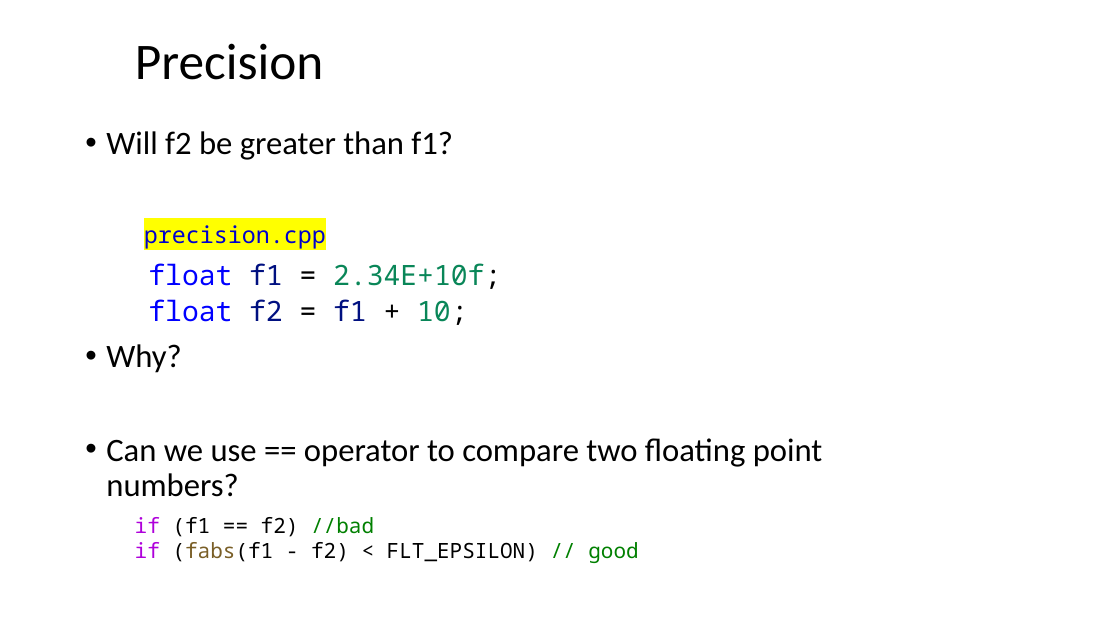
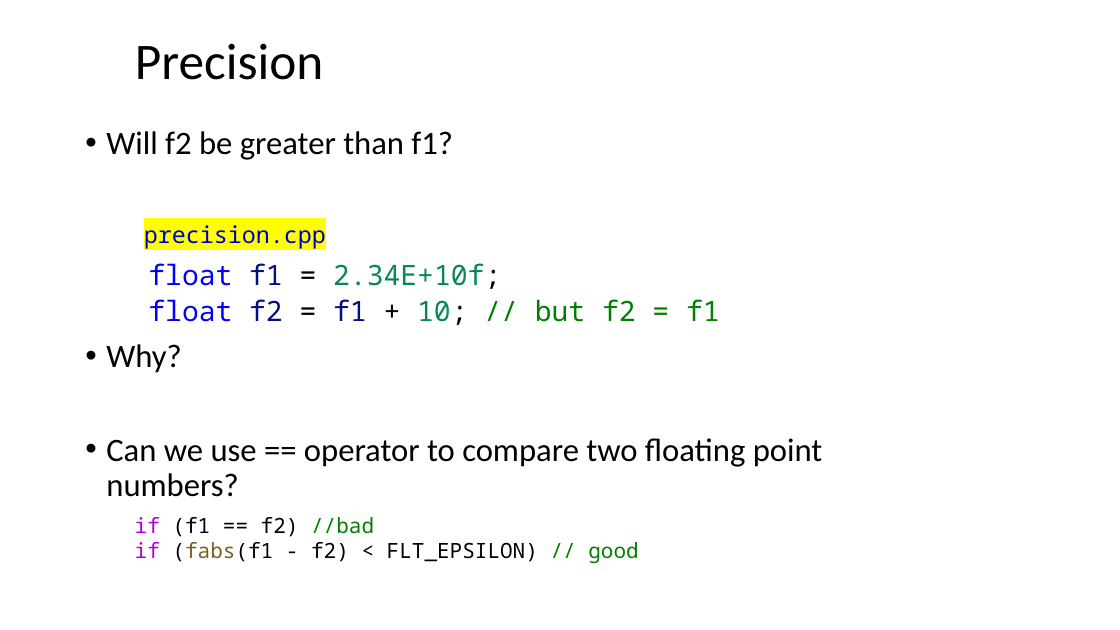
Before and after one commit to dayekuaipao/CPPLearning, a slide deck: slide 24 of week02/Lecture02.pptx (slide 22 before the commit). Drawn at 1120x630 pixels with LibreOffice and Linux fonts; fonts in the diff are those of the drawing; background and template pictures are left out. Boxes give left, top, right and bottom in pixels: in the first picture for what was removed or moved away, otherwise in the second. Text is boxed around its words. In the diff, an @@ line names an element or a change of style, - is before the commit and + after.

```diff
--- a/week02/Lecture02.pptx
+++ b/week02/Lecture02.pptx
@@ text at [148,299,720,325]: text changed; text colour #0000FF to #008000 @@
-  float f2 = f1 + 10;
+  float f2 = f1 + 10; // but f2 = f1
```
Also in this commit, not shown: 14 other slides changed, 2 slides added, 2 other files.
